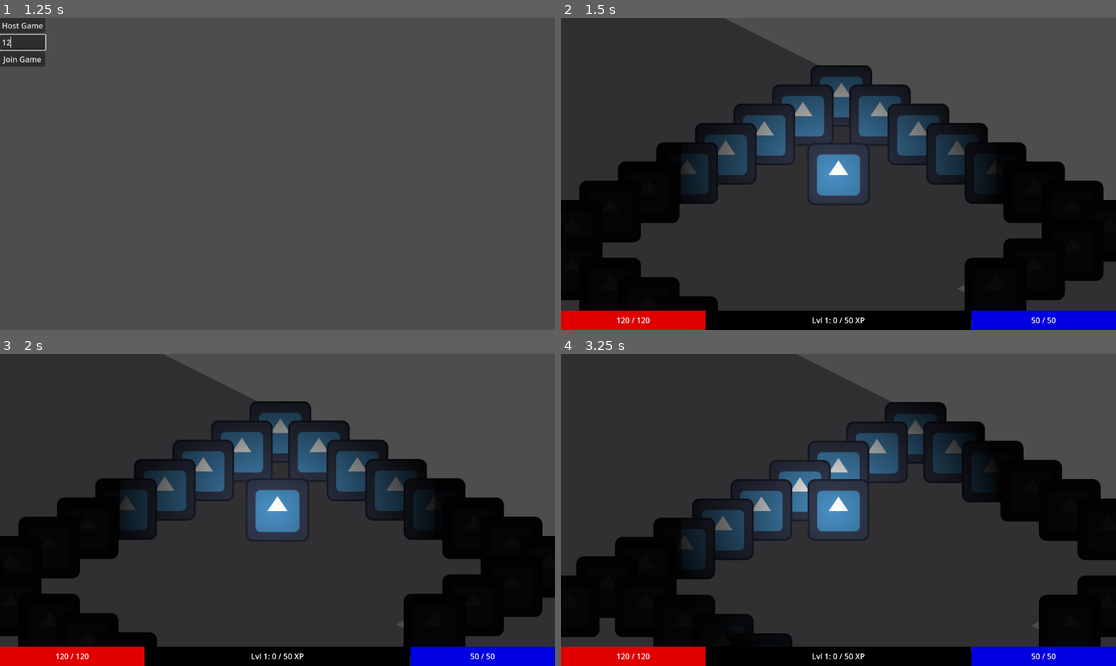
Above: before the commit, frames 1-4 (two rows, left to right).
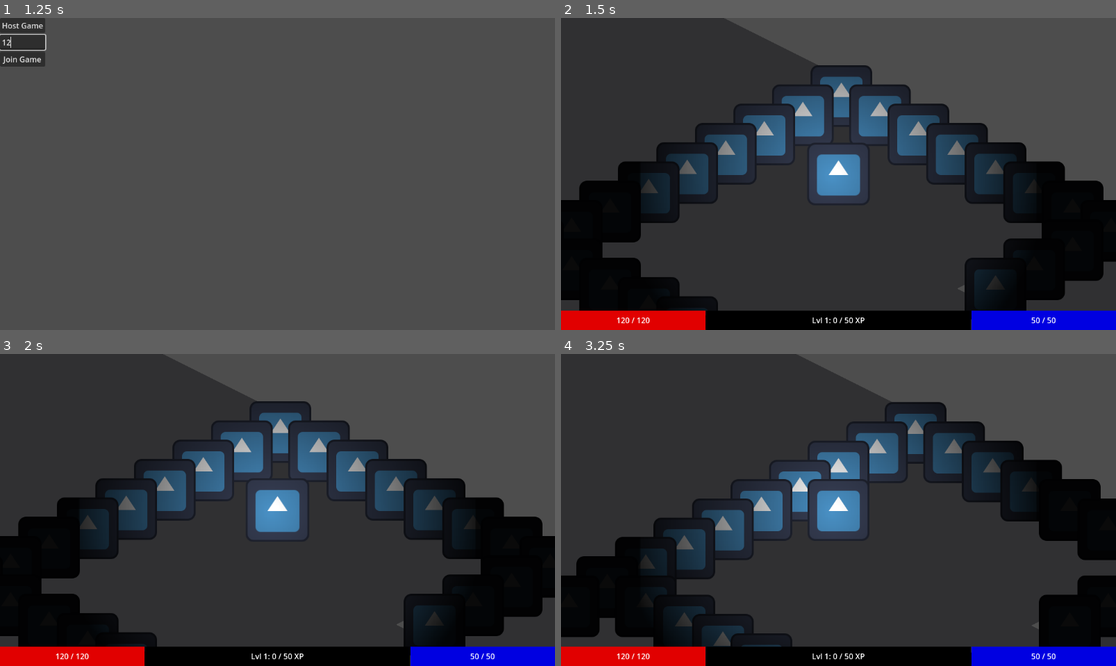
Above: after the commit, the same moments.

Repository: PietPadda/Godot_2D_ARPG
Game: Godot game, scene res://scenes/ui/main_menu.tscn
Same seed, same stepped clock (60 frames per second), same inputs: the game is played once before the commit and once after it. The engine's default icon, where the game draws it, is replaced by a stand-in: a white triangle on a blue panel in a dark square.
Inputs (mouse positions are in pixels of both pictures, inside the frame that each line leads up to):
- Up to frame 1 (1.25 s): click (22, 42) at 0.52 s; type "12" at 0.6 s
- Up to frame 2 (1.5 s): click "Host Game" at 1.25 s
- Up to frame 3 (2 s): no input
- Up to frame 4 (3.25 s): tap Enter at 2 s; move the mouse to (960, 494) at 2.02 s; hold E (interact) 2.03-2.78 s; click (960, 494) at 2.17 s; tap Space at 2.75 s; move the mouse to (727, 525) at 2.77 s; click (727, 525) at 2.85 s

Frame 1 is identical in both runs. In frame 2, 4.7% of the frame differs, in the area x 14-84%, y 18-94%; in frame 3, 4.7%; in frame 4, 4.8%, in the area x 14-84%, y 19-94%.

Commit message:
feat(lighting): enable shadows and add occluders to enemies

Diff:
--- a/scenes/enemies/skeleton.tscn
+++ b/scenes/enemies/skeleton.tscn
@@ -55,6 +55,9 @@
 &"Attack": SubResource("Animation_pxfki"),
 &"RESET": SubResource("Animation_quxur")
 }
+
+[sub_resource type="OccluderPolygon2D" id="OccluderPolygon2D_f0dbl"]
+polygon = PackedVector2Array(0, 40, 80, 0, 0, -40, -80, 0)
 
 [sub_resource type="CircleShape2D" id="CircleShape2D_xro8k"]
 radius = 50.01
@@ -113,6 +116,9 @@
 grid_movement_component = NodePath("../../GridMovementComponent")
 stats_component = NodePath("../../StatsComponent")
 
+[node name="LightOccluder2D" type="LightOccluder2D" parent="."]
+occluder = SubResource("OccluderPolygon2D_f0dbl")
+
 [node name="Sprite2D" type="Sprite2D" parent="."]
 modulate = Color(1, 0, 0, 1)
 texture = ExtResource("1_p728r")
--- a/scenes/player/player.tscn
+++ b/scenes/player/player.tscn
@@ -261,5 +261,6 @@
 
 [node name="PointLight2D" type="PointLight2D" parent="."]
 position = Vector2(0, -1)
-scale = Vector2(4.373, 4)
+scale = Vector2(5.5, 5.5)
+shadow_enabled = true
 texture = SubResource("GradientTexture2D_cnsyf")
Not shown: 1 places in scenes/enemies/skeleton.tscn that only renumber resources
